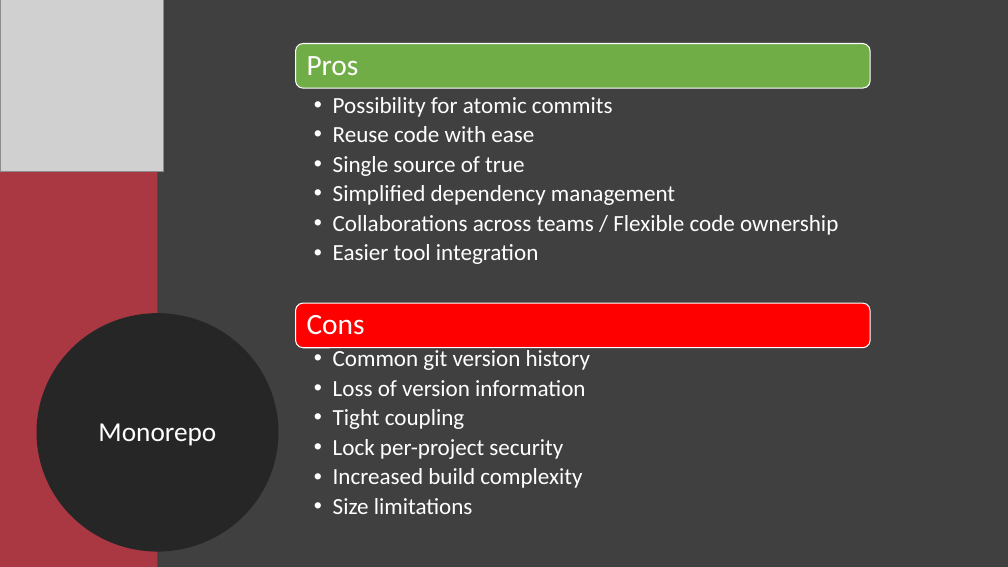
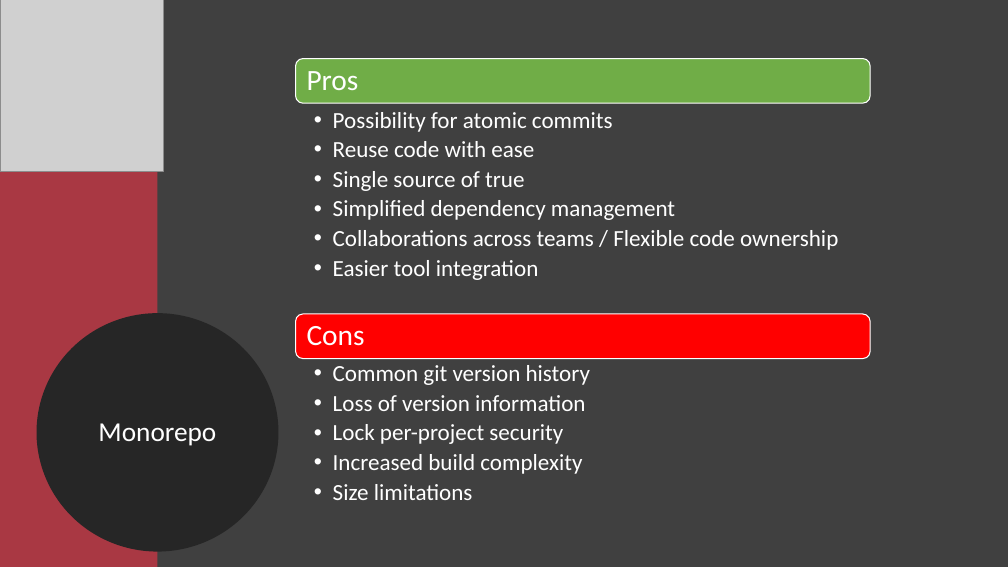
Before and after one commit to Xapuu/programingStuff, a slide deck: slide 10 of ngMeetup.pptx. Drawn at 1008x567 pixels with LibreOffice and Linux fonts; fonts in the diff are those of the drawing; grey boxes stand for pictures. Boxes give left, top, right and bottom in pixels: in the first picture for what was removed or moved away, otherwise in the second. Text is boxed around its words. In the diff, an @@ line names an element or a change of style, - is before the commit and + after.

```diff
--- a/ngMeetup.pptx
+++ b/ngMeetup.pptx
@@ 2 texts, 1 rounded rectangle moved together from (x1=296, y1=44, x2=870, y2=264) to (x1=296, y1=58, x2=870, y2=280) @@
@@ rounded rectangle moved from (x1=296, y1=303, x2=870, y2=348) to (x1=296, y1=314, x2=870, y2=358) @@
@@ text "Cons" moved from (x1=307, y1=315, x2=365, y2=335) to (x1=307, y1=326, x2=365, y2=346) @@
@@ text "Common git version history" moved from (x1=333, y1=347, x2=590, y2=514) to (x1=333, y1=365, x2=590, y2=500) @@
@@ text at (x1=333, y1=409, x2=464, y2=429): paragraph removed @@
-  • Tight coupling
```
Also in this commit, not shown: 4 other slides changed, 1 slide added.
